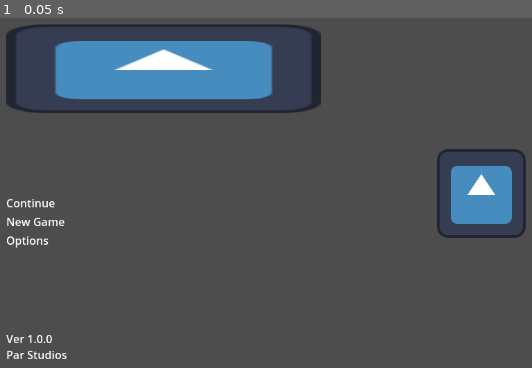
Above: before the commit, frame 1.
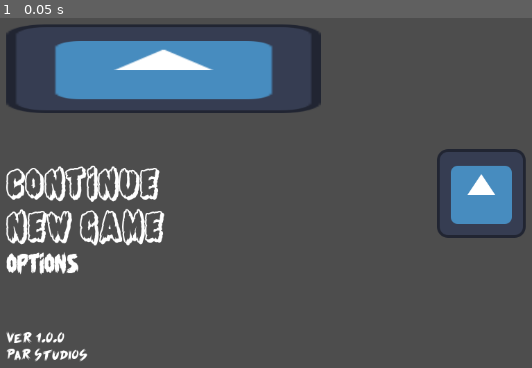
Above: after the commit, the same moment.

Repository: jackparse14/ghost-dungeon
Game: Godot game, scene res://MainMenu.tscn
Same seed, same stepped clock (60 frames per second), same inputs: the game is played once before the commit and once after it. The engine's default icon, where the game draws it, is replaced by a stand-in: a white triangle on a blue panel in a dark square.
Inputs:
- Up to frame 1 (0.05 s): no input

The runs differ from the first frame. In frame 1, 3.9% of the frame differs, in the area x 1-32%, y 42-98%.

Commit message:
Added two fonts and applied them to Main Menu labels

Diff:
--- a/MainMenu.tscn
+++ b/MainMenu.tscn
@@ -1,6 +1,9 @@
-[gd_scene load_steps=2 format=3 uid="uid://bwkswu017ktnv"]
+[gd_scene load_steps=5 format=3 uid="uid://bwkswu017ktnv"]
 
 [ext_resource type="Texture2D" uid="uid://dxvk8gukpbbm" path="res://icon.svg" id="1_qosdn"]
+[ext_resource type="FontFile" uid="uid://dbr1o26ygromg" path="res://Assets/Fonts/shadow_of_the_deads/Shadow of the Deads.ttf" id="2_ellxw"]
+[ext_resource type="FontFile" uid="uid://clat2okmvwk5k" path="res://Assets/Fonts/shadow_of_the_deads/Shadow of the Deads Over.ttf" id="3_fhaoe"]
+[ext_resource type="FontFile" uid="uid://cdng6c3qrt4j2" path="res://Assets/Fonts/scream_again/Scream Again.ttf" id="4_ieqcy"]
 
 [node name="MarginContainer" type="MarginContainer"]
 anchors_preset = 15
@@ -32,23 +35,29 @@
 
 [node name="Continue" type="RichTextLabel" parent="HBoxContainer/VBoxContainer/MenuOptions"]
 layout_mode = 2
-text = "Continue
-"
+theme_override_fonts/normal_font = ExtResource("2_ellxw")
+theme_override_font_sizes/normal_font_size = 28
+text = "CONTINUE"
 fit_content = true
 
 [node name="NewGame" type="RichTextLabel" parent="HBoxContainer/VBoxContainer/MenuOptions"]
 layout_mode = 2
-text = "New Game
-"
+theme_override_fonts/normal_font = ExtResource("2_ellxw")
+theme_override_font_sizes/normal_font_size = 28
+text = "NEW GAME"
 fit_content = true
 
 [node name="Options" type="RichTextLabel" parent="HBoxContainer/VBoxContainer/MenuOptions"]
 layout_mode = 2
-text = "Options"
+theme_override_fonts/normal_font = ExtResource("3_fhaoe")
+theme_override_font_sizes/normal_font_size = 20
+text = "OPTIONS"
 fit_content = true
 
 [node name="Version" type="RichTextLabel" parent="HBoxContainer/VBoxContainer"]
 layout_mode = 2
+theme_override_fonts/normal_font = ExtResource("4_ieqcy")
+theme_override_font_sizes/normal_font_size = 12
 text = "Ver 1.0.0
 Par Studios"
 fit_content = true
Binary file added: Assets/Fonts/scream_again/Scream Again.ttf
Not shown, added: Assets/Fonts/scream_again/Scream Again.ttf.import
Binary file added: Assets/Fonts/shadow_of_the_deads/Shadow of the Deads Over.ttf
Not shown, added: Assets/Fonts/shadow_of_the_deads/Shadow of the Deads Over.ttf.import
Binary file added: Assets/Fonts/shadow_of_the_deads/Shadow of the Deads Under.ttf
Not shown, added: Assets/Fonts/shadow_of_the_deads/Shadow of the Deads Under.ttf.import
Binary file added: Assets/Fonts/shadow_of_the_deads/Shadow of the Deads.ttf
Not shown, added: Assets/Fonts/shadow_of_the_deads/Shadow of the Deads.ttf.import
Not shown, changed: README.md
